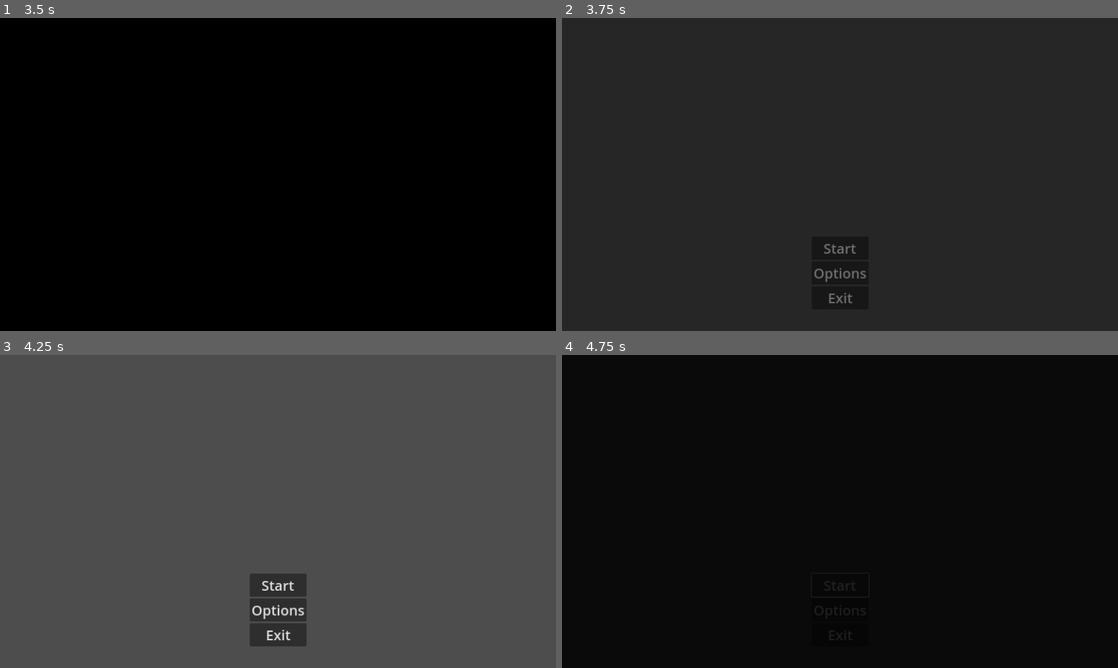
Above: before the commit, frames 1-4 (two rows, left to right).
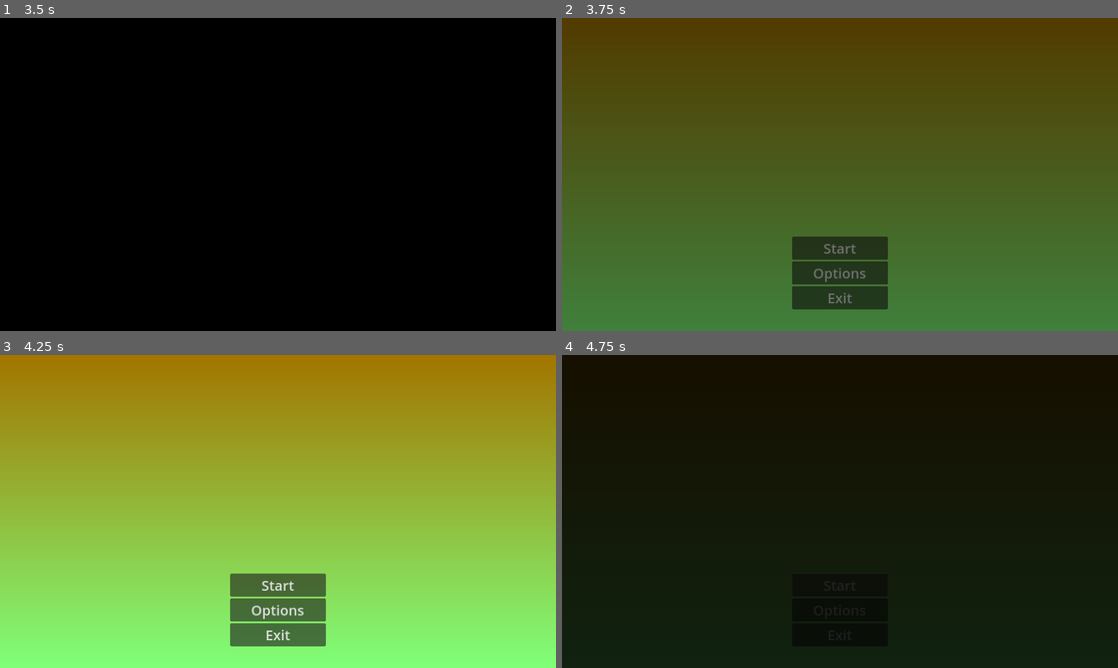
Above: after the commit, the same moments.

Repository: KoB-Kirito/nsfw-minijam-6
Game: Godot game, scene res://menu/splash_screen/splash_screen.tscn
Same seed, same stepped clock (60 frames per second), same inputs: the game is played once before the commit and once after it.
Inputs (mouse positions are in pixels of both pictures, inside the frame that each line leads up to):
- Up to frame 1 (3.5 s): tap Enter at 0.5, 2 s; move the mouse to (400, 158) at 0.52 s; hold D (right) 0.53-1.25 s; tap Delete at 0.6, 2.1 s; click (400, 158) at 0.67 s; tap W (jump) at 0.77 s; tap Backspace at 0.8, 2.3 s; tap Space at 1.25 s; drag from (166, 190) to (250, 237) at 1.27 s; move the mouse to (333, 105) at 2.02 s; hold D (right) 2.03-2.75 s; click (333, 105) at 2.17 s; drag from (250, 237) to (111, 127) at 2.77 s
- Up to frame 2 (3.75 s): move the mouse to (1006, 221) at 3.52 s; hold A (left) from 3.53 s (still down); tap Delete at 3.6 s; click (1006, 221) at 3.67 s
- Up to frame 3 (4.25 s): keep holding A (left); tap W (jump) at 3.77 s; tap Backspace at 3.8 s; tap Escape (pause) at 4.15 s
- Up to frame 4 (4.75 s): release A (left) at 4.25 s; click "Start" at 4.25 s

Frame 1 is identical in both runs. In frame 2, 98% of the frame differs, in the area x 0-100%, y 0-100%; in frame 3, 100%; in frame 4, less than 0.1%.

Commit message:
Added control options, menu fixes, plain backgrounds

Diff:
--- a/assets/audio/bus_layout.tres
+++ b/assets/audio/bus_layout.tres
@@ -5,13 +5,13 @@
 bus/1/solo = false
 bus/1/mute = false
 bus/1/bypass_fx = false
-bus/1/volume_db = 0.0
+bus/1/volume_db = -4.50411
 bus/1/send = &"Master"
 bus/2/name = &"Sound"
 bus/2/solo = false
 bus/2/mute = false
 bus/2/bypass_fx = false
-bus/2/volume_db = 0.0
+bus/2/volume_db = -1.91476
 bus/2/send = &"Master"
 bus/3/name = &"Voice"
 bus/3/solo = false
--- a/autoloads/pause_menu.gd
+++ b/autoloads/pause_menu.gd
@@ -101,8 +101,4 @@
 
 
 func _on_exit_button_pressed() -> void:
-	#TEST
-	get_tree().quit()
-
-	#TODO: Quit to main menu?
-	#get_tree().change_scene_to_file(main_menu)
+	get_tree().change_scene_to_file(main_menu)
--- a/autoloads/pause_menu.tscn
+++ b/autoloads/pause_menu.tscn
@@ -1,8 +1,15 @@
-[gd_scene load_steps=4 format=3 uid="uid://bdw233li11voo"]
+[gd_scene load_steps=6 format=3 uid="uid://bdw233li11voo"]
 
 [ext_resource type="Script" path="res://autoloads/pause_menu.gd" id="1_ma3iv"]
 [ext_resource type="PackedScene" uid="uid://csligmwblw82j" path="res://menu/options_menu/options_menu.tscn" id="2_5pl4g"]
 [ext_resource type="Theme" uid="uid://c46na1j7c1bq" path="res://menu/theme.tres" id="2_k7txe"]
+
+[sub_resource type="Gradient" id="Gradient_jqtjp"]
+colors = PackedColorArray(0.02, 0, 0, 0.752941, 0.56, 0, 0, 0.752941)
+
+[sub_resource type="GradientTexture2D" id="GradientTexture2D_or1gk"]
+gradient = SubResource("Gradient_jqtjp")
+fill_to = Vector2(0, 1)
 
 [node name="PauseMenuLayer" type="CanvasLayer"]
 process_mode = 3
@@ -11,7 +18,7 @@
 main_menu = "res://menu/main_menu/main_menu.tscn"
 options_scene = ExtResource("2_5pl4g")
 
-[node name="Fade" type="ColorRect" parent="."]
+[node name="Fade" type="TextureRect" parent="."]
 unique_name_in_owner = true
 anchors_preset = 15
 anchor_right = 1.0
@@ -19,7 +26,7 @@
 grow_horizontal = 2
 grow_vertical = 2
 theme = ExtResource("2_k7txe")
-color = Color(0, 0, 0, 0.752941)
+texture = SubResource("GradientTexture2D_or1gk")
 
 [node name="TitleLabel" type="Label" parent="Fade"]
 unique_name_in_owner = true
@@ -49,21 +56,25 @@
 
 [node name="ResumeButton" type="Button" parent="Fade/VBoxContainer"]
 unique_name_in_owner = true
+custom_minimum_size = Vector2(310, 0)
 layout_mode = 2
 text = "Resume"
 
 [node name="RestartButton" type="Button" parent="Fade/VBoxContainer"]
 unique_name_in_owner = true
+custom_minimum_size = Vector2(310, 0)
 layout_mode = 2
 text = "Restart Level"
 
 [node name="OptionsButton" type="Button" parent="Fade/VBoxContainer"]
 unique_name_in_owner = true
+custom_minimum_size = Vector2(310, 0)
 layout_mode = 2
 text = "Options"
 
 [node name="ExitButton" type="Button" parent="Fade/VBoxContainer"]
 unique_name_in_owner = true
+custom_minimum_size = Vector2(310, 0)
 layout_mode = 2
 text = "Exit to Main Menu"
 
--- a/game/levels/level_0.tscn
+++ /dev/null
@@ -1,110 +0,0 @@
-[gd_scene load_steps=10 format=3 uid="uid://8sd0gcl6hu2k"]
-
-[ext_resource type="Texture2D" uid="uid://clc1uejmqi5ak" path="res://assets/textures/kenney/Green/texture_09.png" id="1_k1rxm"]
-[ext_resource type="Texture2D" uid="uid://wexvrh0esgxh" path="res://assets/textures/kenney/Light/texture_07.png" id="2_87f5u"]
-
-[sub_resource type="StandardMaterial3D" id="StandardMaterial3D_kphcg"]
-albedo_texture = ExtResource("1_k1rxm")
-uv1_scale = Vector3(0.25, 0.25, 0.25)
-uv1_triplanar = true
-
-[sub_resource type="BoxMesh" id="BoxMesh_vi8sw"]
-lightmap_size_hint = Vector2i(1554, 1508)
-material = SubResource("StandardMaterial3D_kphcg")
-size = Vector3(300, 0.2, 300)
-
-[sub_resource type="ConcavePolygonShape3D" id="ConcavePolygonShape3D_m1bxc"]
-data = PackedVector3Array(-5, 0.1, 150, 5, 0.1, 150, -5, -0.1, 150, 5, 0.1, 150, 5, -0.1, 150, -5, -0.1, 150, 5, 0.1, -150, -5, 0.1, -150, 5, -0.1, -150, -5, 0.1, -150, -5, -0.1, -150, 5, -0.1, -150, 5, 0.1, 150, 5, 0.1, -150, 5, -0.1, 150, 5, 0.1, -150, 5, -0.1, -150, 5, -0.1, 150, -5, 0.1, -150, -5, 0.1, 150, -5, -0.1, -150, -5, 0.1, 150, -5, -0.1, 150, -5, -0.1, -150, 5, 0.1, 150, -5, 0.1, 150, 5, 0.1, -150, -5, 0.1, 150, -5, 0.1, -150, 5, 0.1, -150, -5, -0.1, 150, 5, -0.1, 150, -5, -0.1, -150, 5, -0.1, 150, 5, -0.1, -150, -5, -0.1, -150)
-
-[sub_resource type="StandardMaterial3D" id="StandardMaterial3D_xkxmq"]
-albedo_texture = ExtResource("2_87f5u")
-uv1_scale = Vector3(0.25, 0.25, 0.25)
-uv1_triplanar = true
-
-[sub_resource type="BoxMesh" id="BoxMesh_gf82b"]
-material = SubResource("StandardMaterial3D_xkxmq")
-size = Vector3(1, 10, 1)
-
-[sub_resource type="StandardMaterial3D" id="StandardMaterial3D_mi07v"]
-albedo_texture = ExtResource("2_87f5u")
-uv1_scale = Vector3(0.25, 0.25, 0.25)
-uv1_triplanar = true
-
-[sub_resource type="BoxMesh" id="BoxMesh_f6qap"]
-material = SubResource("StandardMaterial3D_mi07v")
-size = Vector3(1, 10, 300)
-
-[node name="Level_0" type="Node3D"]
-transform = Transform3D(-4.37114e-08, 0, -1, 0, 1, 0, 1, 0, -4.37114e-08, 0, 0, 0)
-
-[node name="Floor" type="MeshInstance3D" parent="."]
-transform = Transform3D(1, 0, 0, 0, 1, 0, 0, 0, 1, -145, -0.1, -50)
-mesh = SubResource("BoxMesh_vi8sw")
-
-[node name="Floor_col" type="StaticBody3D" parent="Floor"]
-collision_layer = 2
-collision_mask = 9
-
-[node name="CollisionShape3D" type="CollisionShape3D" parent="Floor/Floor_col"]
-transform = Transform3D(1, 0, 0, 0, 1, 0, 0, 0, 1, 144.845, 0, 0)
-shape = SubResource("ConcavePolygonShape3D_m1bxc")
-
-[node name="MeshInstance3D" type="MeshInstance3D" parent="."]
-transform = Transform3D(1, 0, 0, 0, 1, 0, 0, 0, 1, -3.2469, 2.73401, -4.6158)
-mesh = SubResource("BoxMesh_gf82b")
-skeleton = NodePath("../Floor")
-
-[node name="MeshInstance3D2" type="MeshInstance3D" parent="."]
-transform = Transform3D(1, 0, 0, 0, 1, 0, 0, 0, 1, -2.0591, -3.90777, -19.4861)
-mesh = SubResource("BoxMesh_gf82b")
-skeleton = NodePath("../Floor")
-
-[node name="MeshInstance3D3" type="MeshInstance3D" parent="."]
-transform = Transform3D(1, 0, 0, 0, 1, 0, 0, 0, 1, -2.58828, 2.60098, -36.1129)
-mesh = SubResource("BoxMesh_gf82b")
-skeleton = NodePath("../Floor")
-
-[node name="MeshInstance3D4" type="MeshInstance3D" parent="."]
-transform = Transform3D(1, 0, 0, 0, 1, 0, 0, 0, 1, -2.89695, -2.9439, -63.2845)
-mesh = SubResource("BoxMesh_gf82b")
-skeleton = NodePath("../Floor")
-
-[node name="MeshInstance3D5" type="MeshInstance3D" parent="."]
-transform = Transform3D(1, 0, 0, 0, 1, 0, 0, 0, 1, -1.81138, 4.55272, -85.4155)
-mesh = SubResource("BoxMesh_gf82b")
-skeleton = NodePath("../Floor")
-
-[node name="MeshInstance3D6" type="MeshInstance3D" parent="."]
-transform = Transform3D(1, 0, 0, 0, 1, 0, 0, 0, 1, -1.81138, 4.57197, 6.9479)
-mesh = SubResource("BoxMesh_gf82b")
-skeleton = NodePath("../Floor")
-
-[node name="MeshInstance3D7" type="MeshInstance3D" parent="."]
-transform = Transform3D(1, 0, 0, 0, 1, 0, 0, 0, 1, -2.5902, -2.78396, 14.2771)
-mesh = SubResource("BoxMesh_gf82b")
-skeleton = NodePath("../Floor")
-
-[node name="MeshInstance3D8" type="MeshInstance3D" parent="."]
-transform = Transform3D(1, 0, 0, 0, 1, 0, 0, 0, 1, -2.17788, 4.93301, 25.4018)
-mesh = SubResource("BoxMesh_gf82b")
-skeleton = NodePath("../Floor")
-
-[node name="MeshInstance3D9" type="MeshInstance3D" parent="."]
-transform = Transform3D(1, 0, 0, 0, 1, 0, 0, 0, 1, 3.44811, 1.93453, 18.282)
-mesh = SubResource("BoxMesh_gf82b")
-skeleton = NodePath("../Floor")
-
-[node name="MeshInstance3D10" type="MeshInstance3D" parent="."]
-transform = Transform3D(1, 0, 0, 0, 1, 0, 0, 0, 1, 4.13631, 3.12939, -17.3826)
-mesh = SubResource("BoxMesh_gf82b")
-skeleton = NodePath("../Floor")
-
-[node name="MeshInstance3D11" type="MeshInstance3D" parent="."]
-transform = Transform3D(1, 0, 0, 0, 1, 0, 0, 0, 1, 3.54329, 3.5103, -47.0383)
-mesh = SubResource("BoxMesh_gf82b")
-skeleton = NodePath("../Floor")
-
-[node name="Background" type="MeshInstance3D" parent="."]
-transform = Transform3D(1, 0, 0, 0, 1, 0, 0, 0, 1, -40.8281, 4.63073, -50.5384)
-mesh = SubResource("BoxMesh_f6qap")
-skeleton = NodePath("../Floor")
--- a/game/main.gd
+++ /dev/null
@@ -1,23 +0,0 @@
-extends Node3D
-
-@onready var isFullscreen: bool = DisplayServer.window_get_mode()
-
-var _ambSound : AudioStream = preload("res://assets/audio/bgm/wind-outside-sound-ambient-141989.mp3")
-
-
-func fullscreenToggle() -> void:
-	isFullscreen = !isFullscreen
-	if isFullscreen:
-		DisplayServer.window_set_mode(DisplayServer.WINDOW_MODE_EXCLUSIVE_FULLSCREEN)
-	else:
-		DisplayServer.window_set_mode(DisplayServer.WINDOW_MODE_WINDOWED)
-
-
-func _ready():
-	# Capture the mouse (make it invisible)
-	Input.set_mouse_mode(Input.MOUSE_MODE_CAPTURED)
-
-	# Start playing ambience track
-	Bgm.fade_to(_ambSound, 0.0, 0.0)
-
-	PauseMenu.enabled = true
--- a/game/main.tscn
+++ /dev/null
@@ -1,39 +0,0 @@
-[gd_scene load_steps=9 format=3 uid="uid://dim1drqk7tdwh"]
-
-[ext_resource type="Script" path="res://game/main.gd" id="1_1po6n"]
-[ext_resource type="PackedScene" uid="uid://d2vq5gne71oyg" path="res://game/player/player.tscn" id="1_q1l41"]
-[ext_resource type="Texture2D" uid="uid://dqxwrnl1tr53l" path="res://assets/textures/mud_road_puresky_4k.exr" id="2_kxjxq"]
-[ext_resource type="PackedScene" uid="uid://duqcippdw1h7s" path="res://game/camera/Camera25D.tscn" id="3_hi7fu"]
-[ext_resource type="PackedScene" uid="uid://8sd0gcl6hu2k" path="res://game/levels/level_0.tscn" id="3_ifcgy"]
-
-[sub_resource type="PanoramaSkyMaterial" id="PanoramaSkyMaterial_pnk2n"]
-panorama = ExtResource("2_kxjxq")
-
-[sub_resource type="Sky" id="Sky_d2437"]
-sky_material = SubResource("PanoramaSkyMaterial_pnk2n")
-
-[sub_resource type="Environment" id="Environment_modoh"]
-background_mode = 2
-sky = SubResource("Sky_d2437")
-glow_enabled = true
-fog_light_color = Color(0.401337, 0.43415, 0.485725, 1)
-fog_aerial_perspective = 0.5
-fog_sky_affect = 0.5
-
-[node name="World" type="Node3D"]
-script = ExtResource("1_1po6n")
-
-[node name="Sun" type="DirectionalLight3D" parent="."]
-transform = Transform3D(-0.866025, -0.433013, 0.25, 0, 0.5, 0.866026, -0.5, 0.75, -0.433013, 2.08165e-12, 10, 2.08165e-12)
-shadow_enabled = true
-
-[node name="WorldEnvironment" type="WorldEnvironment" parent="."]
-environment = SubResource("Environment_modoh")
-
-[node name="Level_0" parent="." instance=ExtResource("3_ifcgy")]
-
-[node name="Camera25D" parent="." node_paths=PackedStringArray("target") instance=ExtResource("3_hi7fu")]
-transform = Transform3D(1, 0, 0, 0, 1, 0, 0, 0, 1, 2.08165e-12, 2, 2.08165e-12)
-target = NodePath("")
-
-[node name="Player" parent="." instance=ExtResource("1_q1l41")]
--- a/menu/main_menu/main_menu.gd
+++ b/menu/main_menu/main_menu.gd
@@ -13,6 +13,8 @@
 
 
 func _ready() -> void:
+	PauseMenu.enabled = false
+
 	if bgm:
 		Bgm.fade_to(bgm, volume_db, 0.0)
 
--- a/menu/main_menu/main_menu.tscn
+++ b/menu/main_menu/main_menu.tscn
@@ -1,9 +1,16 @@
-[gd_scene load_steps=5 format=3 uid="uid://dn4dashthsf4l"]
+[gd_scene load_steps=7 format=3 uid="uid://dn4dashthsf4l"]
 
 [ext_resource type="Theme" uid="uid://c46na1j7c1bq" path="res://menu/theme.tres" id="1_xjn03"]
 [ext_resource type="Script" path="res://menu/main_menu/main_menu.gd" id="2_opjhm"]
 [ext_resource type="AudioStream" uid="uid://2nrnsvnhc8py" path="res://assets/audio/bgm/Main Menu Music.wav" id="3_cg7ky"]
 [ext_resource type="PackedScene" uid="uid://csligmwblw82j" path="res://menu/options_menu/options_menu.tscn" id="3_d7lqq"]
+
+[sub_resource type="Gradient" id="Gradient_a0orp"]
+colors = PackedColorArray(0.641443, 0.462818, 0, 1, 0.503659, 1, 0.47172, 1)
+
+[sub_resource type="GradientTexture2D" id="GradientTexture2D_7xhay"]
+gradient = SubResource("Gradient_a0orp")
+fill_to = Vector2(0, 1)
 
 [node name="MainMenu" type="Control"]
 layout_mode = 3
@@ -16,6 +23,16 @@
 script = ExtResource("2_opjhm")
 start_scene = "res://game/levels/Testlevel.tscn"
 bgm = ExtResource("3_cg7ky")
+volume_db = -8.0
+
+[node name="TextureRect" type="TextureRect" parent="."]
+layout_mode = 1
+anchors_preset = 15
+anchor_right = 1.0
+anchor_bottom = 1.0
+grow_horizontal = 2
+grow_vertical = 2
+texture = SubResource("GradientTexture2D_7xhay")
 
 [node name="VBoxContainer" type="VBoxContainer" parent="."]
 layout_mode = 1
@@ -32,14 +49,17 @@
 grow_vertical = 0
 
 [node name="StartButton" type="Button" parent="VBoxContainer"]
+custom_minimum_size = Vector2(220, 0)
 layout_mode = 2
 text = "Start"
 
 [node name="OptionsButton" type="Button" parent="VBoxContainer"]
+custom_minimum_size = Vector2(220, 0)
 layout_mode = 2
 text = "Options"
 
 [node name="ExitButton" type="Button" parent="VBoxContainer"]
+custom_minimum_size = Vector2(220, 0)
 layout_mode = 2
 text = "Exit"
 
--- /dev/null
+++ b/menu/options_menu/controls.gd
@@ -0,0 +1,25 @@
+extends TabBar
+
+
+const keybind_option_scene = preload("res://menu/options_menu/keybind_option.tscn")
+
+
+func _ready() -> void:
+	# clear placeholders
+	for child in %KeybindOptionContainer.get_children():
+		child.queue_free()
+
+	# create from data
+	for action_name in InputMap.get_actions():
+		# ignore built-in
+		if action_name.begins_with("ui_"):
+			continue
+
+		var keybind_option: KeybindOption = keybind_option_scene.instantiate()
+		keybind_option.action_name = action_name
+		for event in InputMap.action_get_events(action_name):
+			if event is InputEventKey:
+				keybind_option.events.append(event)
+			else:
+				push_warning("Event is not a key event, will not be added to options: ", event.to_string())
+		%KeybindOptionContainer.add_child(keybind_option)
--- /dev/null
+++ b/menu/options_menu/keybind_option.gd
@@ -0,0 +1,122 @@
+class_name KeybindOption
+extends HBoxContainer
+
+
+const UNASSIGNED: String = "-"
+
+var action_name: String
+var events: Array[InputEventKey]
+
+static var active_button: Button = null
+static var active_button_text: String = ""
+
+
+func _ready() -> void:
+	if not action_name:
+		return
+
+	#TODO: Support more than three?
+	if events.size() != 3:
+		events.resize(3)
+
+	%Label.text = action_name.to_pascal_case() #TODO: Improve: move_left to Move Left
+	setup_button_labels()
+
+	%Button1.pressed.connect(on_button_pressed.bind(%Button1))
+	%Button2.pressed.connect(on_button_pressed.bind(%Button2))
+	%Button3.pressed.connect(on_button_pressed.bind(%Button3))
+
+
+func setup_button_labels() -> void:
+	if events[0]:
+		if events[0].keycode:
+			printt(events[0].keycode, events[0].physical_keycode)
+		%Button1.text = OS.get_keycode_string(events[0].physical_keycode)
+	else:
+		%Button1.text = UNASSIGNED
+
+	if events[1]:
+		%Button2.text = OS.get_keycode_string(events[1].physical_keycode)
+	else:
+		%Button2.text = UNASSIGNED
+
+	if events[2]:
+		%Button3.text = OS.get_keycode_string(events[2].physical_keycode)
+	else:
+		%Button3.text = UNASSIGNED
+
+
+func on_button_pressed(button: Button) -> void:
+	# current active button canceled
+	if button == active_button:
+		active_button.text = active_button_text
+		active_button = null
+		return
+
+	button.release_focus()
+
+	# if another button is active disable it
+	if active_button:
+		active_button.button_pressed = false
+		active_button.text = active_button_text
+
+	active_button_text = button.text
+	button.text = "Press any key..."
+	active_button = button
+
+
+func _unhandled_key_input(event: InputEvent) -> void:
+	# only handle key down
+	if not event.is_pressed():
+		return
+
+	# only handle if a button is active
+	if not active_button:
+		return
+
+	# only handle if one of own buttons is active
+	if active_button != %Button1 and active_button != %Button2 and active_button != %Button3:
+		return
+
+	# only handle if event is key event
+	var key_event := event as InputEventKey
+	if not key_event:
+		return
+
+	var active_button_index := get_active_button_index()
+
+	# unbind
+	if key_event.physical_keycode == KEY_DELETE or key_event.physical_keycode == KEY_BACKSPACE:
+		events[active_button_index] = null
+		active_button.button_pressed = false
+		active_button.text = UNASSIGNED
+		active_button.grab_focus()
+		active_button = null
+		return
+
+	# unbind old key
+	if events.size() > active_button_index and events[active_button_index]:
+		InputMap.action_erase_event(action_name, events[active_button_index])
+
+	# add new key
+	InputMap.action_add_event(action_name, key_event)
+	events[active_button_index] = key_event
+
+	# reset button
+	active_button.button_pressed = false
+	active_button.text = OS.get_keycode_string(key_event.physical_keycode)
+	active_button.grab_focus()
+	active_button = null
+
+
+func get_active_button_index() -> int:
+	if active_button == %Button1:
+		return 0
+
+	elif active_button == %Button2:
+		return 1
+
+	elif active_button == %Button3:
+		return 2
+
+	return -1
--- /dev/null
+++ b/menu/options_menu/keybind_option.tscn
@@ -0,0 +1,34 @@
+[gd_scene load_steps=2 format=3 uid="uid://d2juwc41hmqfg"]
+
+[ext_resource type="Script" path="res://menu/options_menu/keybind_option.gd" id="1_xw8oi"]
+
+[node name="KeybindOption" type="HBoxContainer"]
+theme_override_constants/separation = 8
+script = ExtResource("1_xw8oi")
+
+[node name="Label" type="Label" parent="."]
+unique_name_in_owner = true
+layout_mode = 2
+size_flags_horizontal = 3
+text = "action"
+
+[node name="Button1" type="Button" parent="."]
+unique_name_in_owner = true
+custom_minimum_size = Vector2(250, 0)
+layout_mode = 2
+toggle_mode = true
+text = "Unassigned"
+
+[node name="Button2" type="Button" parent="."]
+unique_name_in_owner = true
+custom_minimum_size = Vector2(250, 0)
+layout_mode = 2
+toggle_mode = true
+text = "Unassigned"
+
+[node name="Button3" type="Button" parent="."]
+unique_name_in_owner = true
+custom_minimum_size = Vector2(250, 0)
+layout_mode = 2
+toggle_mode = true
+text = "Unassigned"
--- a/menu/options_menu/options_menu.tscn
+++ b/menu/options_menu/options_menu.tscn
@@ -16,6 +16,15 @@
 [ext_resource type="AudioStream" uid="uid://bkqj6tubndnak" path="res://assets/audio/voices/catgirl/meow/001_meow.wav" id="11_xqcq5"]
 [ext_resource type="AudioStream" uid="uid://ly6tatjnwbiv" path="res://assets/audio/voices/catgirl/power meter full/003_power-meter-full.wav" id="12_lb820"]
 [ext_resource type="AudioStream" uid="uid://0wgnn86ehi41" path="res://assets/audio/voices/catgirl/Type 1/tornado.wav" id="13_0fjgh"]
+[ext_resource type="Script" path="res://menu/options_menu/controls.gd" id="17_4gdli"]
+[ext_resource type="PackedScene" uid="uid://d2juwc41hmqfg" path="res://menu/options_menu/keybind_option.tscn" id="18_4571d"]
+
+[sub_resource type="Gradient" id="Gradient_q0b0g"]
+colors = PackedColorArray(0.252, 0.28, 0.28, 1, 0, 0.656784, 0.658214, 1)
+
+[sub_resource type="GradientTexture2D" id="GradientTexture2D_kd5hc"]
+gradient = SubResource("Gradient_q0b0g")
+fill_to = Vector2(0, 1)
 
 [sub_resource type="AudioStreamRandomizer" id="AudioStreamRandomizer_41flq"]
 random_pitch = 1.2
@@ -44,14 +53,14 @@
 theme = ExtResource("1_63gep")
 script = ExtResource("2_rkcsq")
 
-[node name="BackgroundFade" type="ColorRect" parent="."]
+[node name="Background" type="TextureRect" parent="."]
 layout_mode = 1
 anchors_preset = 15
 anchor_right = 1.0
 anchor_bottom = 1.0
 grow_horizontal = 2
 grow_vertical = 2
-color = Color(1, 1, 1, 0.752941)
+texture = SubResource("GradientTexture2D_kd5hc")
 
 [node name="MarginContainer" type="MarginContainer" parent="."]
 layout_mode = 1
@@ -147,6 +156,36 @@
 unique_name_in_owner = true
 layout_mode = 2
 
+[node name="Controls" type="TabBar" parent="MarginContainer/VBoxContainer/TabContainer"]
+visible = false
+layout_mode = 2
+script = ExtResource("17_4gdli")
+metadata/_tab_index = 2
+
+[node name="ScrollContainer" type="ScrollContainer" parent="MarginContainer/VBoxContainer/TabContainer/Controls"]
+layout_mode = 1
+anchors_preset = 15
+anchor_right = 1.0
+anchor_bottom = 1.0
+grow_horizontal = 2
+grow_vertical = 2
+
+[node name="MarginContainer" type="MarginContainer" parent="MarginContainer/VBoxContainer/TabContainer/Controls/ScrollContainer"]
+layout_mode = 2
+size_flags_horizontal = 3
+theme_override_constants/margin_left = 32
+theme_override_constants/margin_top = 32
+theme_override_constants/margin_right = 32
+theme_override_constants/margin_bottom = 32
+
+[node name="KeybindOptionContainer" type="VBoxContainer" parent="MarginContainer/VBoxContainer/TabContainer/Controls/ScrollContainer/MarginContainer"]
+unique_name_in_owner = true
+layout_mode = 2
+theme_override_constants/separation = 8
+
+[node name="KeybindOption" parent="MarginContainer/VBoxContainer/TabContainer/Controls/ScrollContainer/MarginContainer/KeybindOptionContainer" instance=ExtResource("18_4571d")]
+layout_mode = 2
+
 [node name="CloseButton" type="Button" parent="MarginContainer/VBoxContainer"]
 custom_minimum_size = Vector2(300, 0)
 layout_mode = 2
--- a/menu/options_menu/volume_option.gd
+++ b/menu/options_menu/volume_option.gd
@@ -34,6 +34,7 @@
 
 
 func percent_to_db(percent: float) -> float:
+	print(linear_to_db(percent / 100.0))
 	return linear_to_db(percent / 100.0)
 
 func db_to_percent(db: float) -> float:
--- a/project.godot
+++ b/project.godot
@@ -37,6 +37,14 @@
 
 [input]
 
+left={
+"deadzone": 0.5,
+"events": [Object(InputEventKey,"resource_local_to_scene":false,"resource_name":"","device":0,"window_id":0,"alt_pressed":false,"shift_pressed":false,"ctrl_pressed":false,"meta_pressed":false,"pressed":false,"keycode":0,"physical_keycode":65,"key_label":0,"unicode":0,"location":0,"echo":false,"script":null)
+, Object(InputEventKey,"resource_local_to_scene":false,"resource_name":"","device":0,"window_id":0,"alt_pressed":false,"shift_pressed":false,"ctrl_pressed":false,"meta_pressed":false,"pressed":false,"keycode":0,"physical_keycode":4194319,"key_label":0,"unicode":0,"location":0,"echo":false,"script":null)
+, Object(InputEventJoypadButton,"resource_local_to_scene":false,"resource_name":"","device":-1,"button_index":13,"pressure":0.0,"pressed":false,"script":null)
+, Object(InputEventJoypadMotion,"resource_local_to_scene":false,"resource_name":"","device":-1,"axis":0,"axis_value":-1.0,"script":null)
+]
+}
 right={
 "deadzone": 0.5,
 "events": [Object(InputEventKey,"resource_local_to_scene":false,"resource_name":"","device":0,"window_id":0,"alt_presse …(189 unchanged characters)…
@@ -45,21 +53,13 @@
 , Object(InputEventJoypadMotion,"resource_local_to_scene":false,"resource_name":"","device":-1,"axis":0,"axis_value":1.0,"script":null)
 ]
 }
-left={
-"deadzone": 0.5,
-"events": [Object(InputEventKey,"resource_local_to_scene":false,"resource_name":"","device":0,"window_id":0,"alt_pressed":false,"shift_pressed":false,"ctrl_pressed":false,"meta_pressed":false,"pressed":false,"keycode":0,"physical_keycode":65,"key_label":0,"unicode":0,"location":0,"echo":false,"script":null)
-, Object(InputEventKey,"resource_local_to_scene":false,"resource_name":"","device":0,"window_id":0,"alt_pressed":false,"shift_pressed":false,"ctrl_pressed":false,"meta_pressed":false,"pressed":false,"keycode":0,"physical_keycode":4194319,"key_label":0,"unicode":0,"location":0,"echo":false,"script":null)
-, Object(InputEventJoypadButton,"resource_local_to_scene":false,"resource_name":"","device":-1,"button_index":13,"pressure":0.0,"pressed":false,"script":null)
-, Object(InputEventJoypadMotion,"resource_local_to_scene":false,"resource_name":"","device":-1,"axis":0,"axis_value":-1.0,"script":null)
-]
-}
 jump={
 "deadzone": 0.5,
 "events": [Object(InputEventKey,"resource_local_to_scene":false,"resource_name":"","device":0,"window_id":0,"alt_presse …(189 unchanged characters)…
 , Object(InputEventKey,"resource_local_to_scene":false,"resource_name":"","device":0,"window_id":0,"alt_pressed":false, …(185 unchanged characters)…
+, Object(InputEventKey,"resource_local_to_scene":false,"resource_name":"","device":-1,"window_id":0,"alt_pressed":false,"shift_pressed":false,"ctrl_pressed":false,"meta_pressed":false,"pressed":false,"keycode":0,"physical_keycode":32,"key_label":0,"unicode":32,"location":0,"echo":false,"script":null)
 , Object(InputEventJoypadButton,"resource_local_to_scene":false,"resource_name":"","device":-1,"button_index":11,"pressure":0.0,"pressed":false,"script":null)
 , Object(InputEventJoypadMotion,"resource_local_to_scene":false,"resource_name":"","device":-1,"axis":1,"axis_value":-1.0,"script":null)
-, Object(InputEventKey,"resource_local_to_scene":false,"resource_name":"","device":-1,"window_id":0,"alt_pressed":false,"shift_pressed":false,"ctrl_pressed":false,"meta_pressed":false,"pressed":false,"keycode":0,"physical_keycode":32,"key_label":0,"unicode":32,"location":0,"echo":false,"script":null)
 ]
 }
 crouch={
@@ -76,6 +76,34 @@
 , Object(InputEventKey,"resource_local_to_scene":false,"resource_name":"","device":-1,"window_id":0,"alt_pressed":false …(183 unchanged characters)…
 ]
 }
+test1={
+"deadzone": 0.5,
+"events": []
+}
+test2={
+"deadzone": 0.5,
+"events": []
+}
+test3={
+"deadzone": 0.5,
+"events": []
+}
+test4={
+"deadzone": 0.5,
+"events": []
+}
+test5={
+"deadzone": 0.5,
+"events": []
+}
+test6={
+"deadzone": 0.5,
+"events": []
+}
+test7={
+"deadzone": 0.5,
+"events": []
+}
 
 [layer_names]
 
Not shown: 1 places in menu/options_menu/options_menu.tscn that only renumber resources
